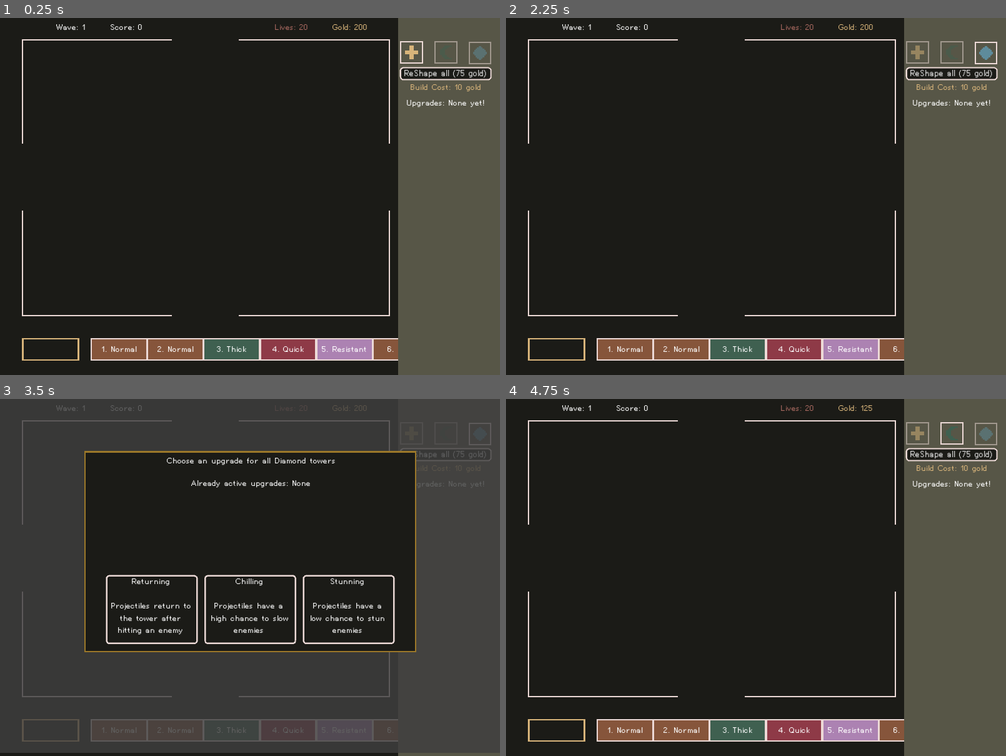
Above: before the commit, frames 1-4 (two rows, left to right).
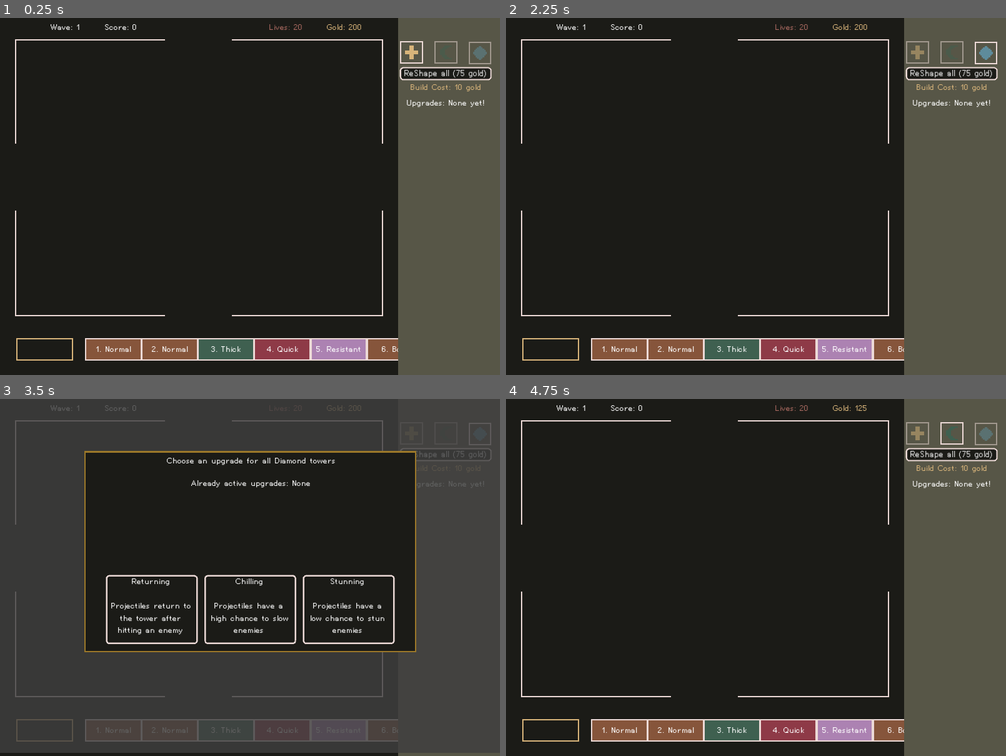
Above: after the commit, the same moments.

Repository: nolenroyalty/ReShape-TD
Game: Godot game, scene res://Main.tscn
Two runs of this game, one before a commit and one after it. Both use one fixed random seed, a clock stepped at 60 frames per second and the inputs below.
Inputs (mouse positions are in pixels of both pictures, inside the frame that each line leads up to):
- Up to frame 1 (0.25 s): no input
- Up to frame 2 (2.25 s): click (951, 53) at 0.5 s; click (916, 53) at 1.25 s; click (986, 53) at 2 s
- Up to frame 3 (3.5 s): click "ReShape all (75 gold)" at 2.75 s
- Up to frame 4 (4.75 s): click "Chilling Projectiles have a h…" at 3.5 s; click (951, 434) at 4.25 s

The runs differ from the first frame. In frame 1, 1.8% of the frame differs, in the area x 3-80%, y 1-96%; in frame 2, 1.8%; in frame 3, 0.9%; in frame 4, 1.8%.

Commit message:
more visual tweaks

Diff:
--- a/Main.tscn
+++ b/Main.tscn
@@ -29,10 +29,7 @@
 [node name="EverythingForShader" type="Node2D" parent="."]
 
 [node name="Battlefield" parent="." instance=ExtResource( 1 )]
-position = Vector2( -16, -16 )
-__meta__ = {
-"_edit_lock_": true
-}
+position = Vector2( -26, -16 )
 
 [node name="ReshapeUpgradeSelector" parent="." instance=ExtResource( 2 )]
 position = Vector2( 560, 32 )
@@ -41,9 +38,9 @@
 position = Vector2( 560, 288 )
 
 [node name="LivesAndGold" type="GridContainer" parent="."]
-margin_left = 384.0
+margin_left = 376.0
 margin_top = 7.0
-margin_right = 543.0
+margin_right = 535.0
 margin_bottom = 39.0
 custom_constants/hseparation = 33
 columns = 3
@@ -64,9 +61,9 @@
 script = ExtResource( 6 )
 
 [node name="WaveAndScore" type="GridContainer" parent="."]
-margin_left = 78.0
+margin_left = 70.0
 margin_top = 7.0
-margin_right = 197.0
+margin_right = 189.0
 margin_bottom = 23.0
 custom_constants/hseparation = 33
 columns = 2
@@ -84,7 +81,7 @@
 script = ExtResource( 7 )
 
 [node name="WaveDisplay" parent="." instance=ExtResource( 8 )]
-position = Vector2( 30, 448 )
+position = Vector2( 22, 448 )
 z_index = -1
 
 [node name="Shader" type="ColorRect" parent="."]
--- a/creeps/CreepGeneric.gd
+++ b/creeps/CreepGeneric.gd
@@ -122,7 +122,7 @@
 	poisoned = false
 
 func is_alive():
-	return state != S.DYING and state != S.AT_DESTINATION
+	return state != S.DYING and state != S.AT_DESTINATION and state != S.IN_GOAL_AREA
 
 func damage(amount, bonus_gold):
 	health -= amount
